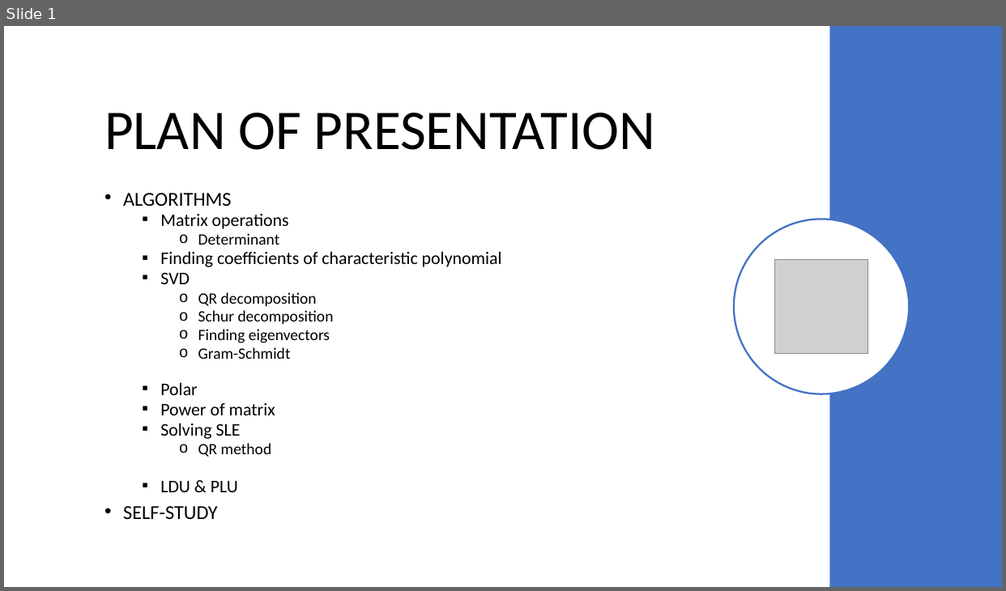
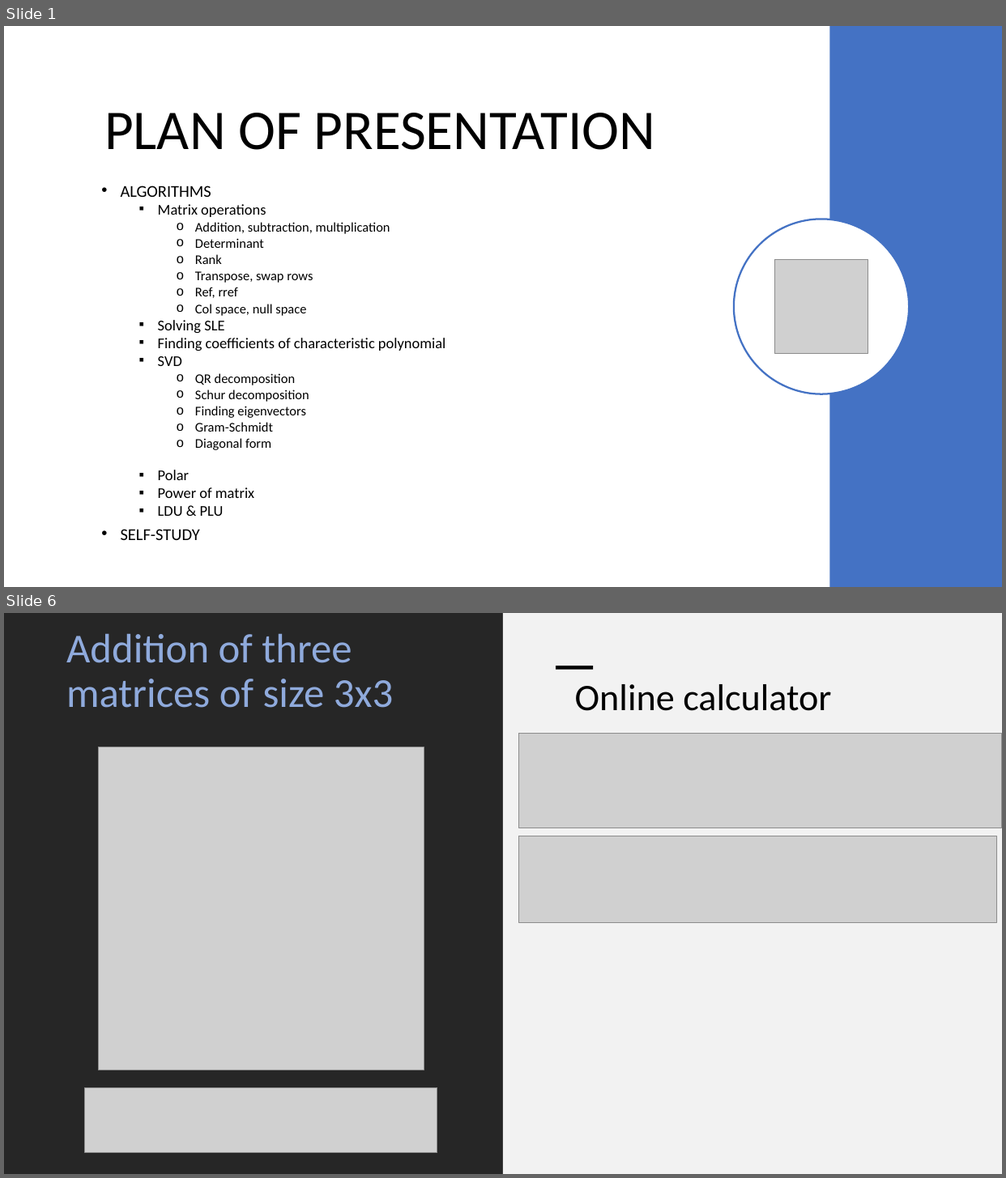
Before and after one commit to netalydana28/Python2, a slide deck: project3/algebra.pptx. Shown one above the other, each under a label of ours: slide 1 before the commit, slides 1 and 6 after it; the slides between them are not shown. The pictures are 1006x591 and 1006x1178 pixels, drawn with LibreOffice and Linux fonts; fonts in the diff are those of the drawing; grey boxes stand for pictures. Boxes give left, top, right and bottom in pixels: in the first picture for what was removed or moved away, otherwise in the second. Text is boxed around its words. In the diff, an @@ line names an element or a change of style, - is before the commit and + after.

```diff
--- a/project3/algebra.pptx
+++ b/project3/algebra.pptx
@@ slide 6 added at (4,613,1002,1174), background #FFFFFF @@
@@ rectangle added at (4,613,503,1174), fill #262626 @@
@@ title added at (66,633,393,708), 39.6 pt, text #8FAADC @@
+Addition of three
+matrices of size 3x3
@@ rectangle added at (503,613,1002,1174), fill #F2F2F2 @@
@@ rectangle added at (556,666,593,669), fill #000000 @@
@@ text added at (575,684,831,711), 36 pt, text #000000 @@
+Online calculator
@@ picture added at (518,734,1002,828) @@
@@ picture added at (98,747,424,1071) @@
@@ picture added at (518,836,997,922) @@
@@ picture added at (85,1088,437,1152) @@
@@ slide 1 changed as well @@
@@ text "ALGORITHMS": place and size @@
-text "ALGORITHMS" at (123,193,502,519)
+text "ALGORITHMS" at (121,186,445,540)
@@ text at (121,186,445,540): size 19 to 16 pt in "ALGORITHMS", "SELF-STUDY"; size 17.1 to 14.4 pt in "Matrix operations", "Finding coefficients of characteristic polynomial", "SVD", "Polar" and 2 more places; size 15.2 to 12.8 pt in "Determinant", "QR decomposition", "Schur decomposition", "Finding eigenvectors" and 1 more places @@
@@ text at (195,222,390,234): paragraph added @@
+    o Addition, subtraction, multiplication
@@ text at (158,254,313,333): paragraphs added @@
+    o Rank
+    o Transpose, swap rows
+    o Ref, rref
+    o Col space, null space
+  ▪ Solving SLE
@@ text at (160,423,272,457): paragraphs removed @@
-  ▪ Solving SLE
-    o QR method
@@ text at (195,438,271,450): paragraph added @@
+    o Diagonal form
```
Also in this commit, not shown: 9 other slides changed, 45 other slides added, 6 slides removed, 4 other files.
